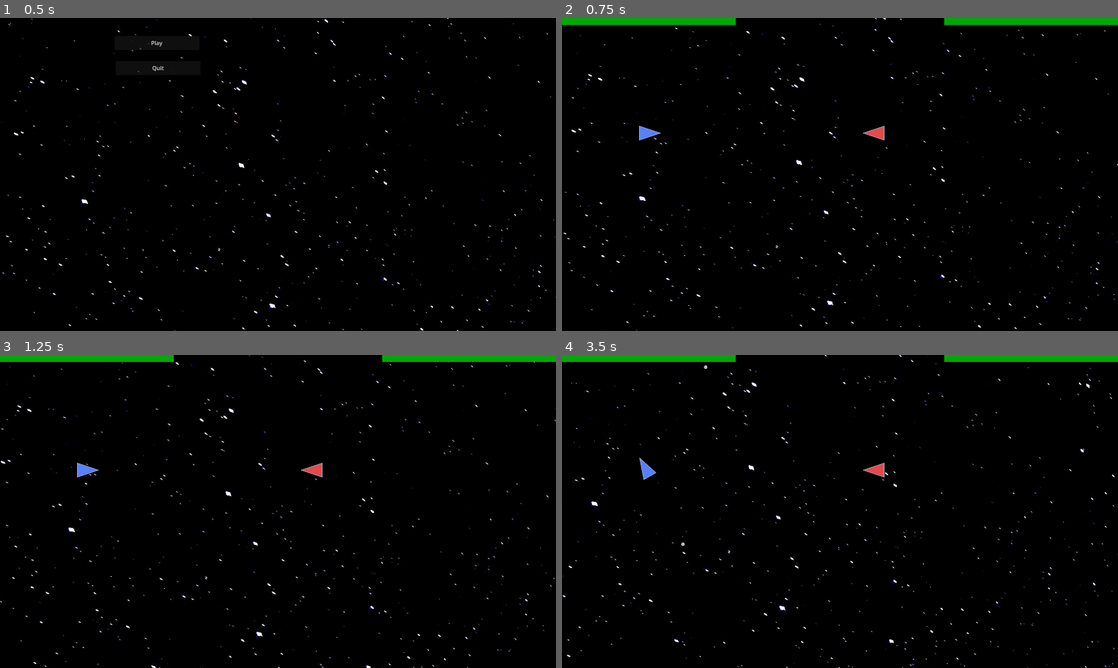
Above: before the commit, frames 1-4 (two rows, left to right).
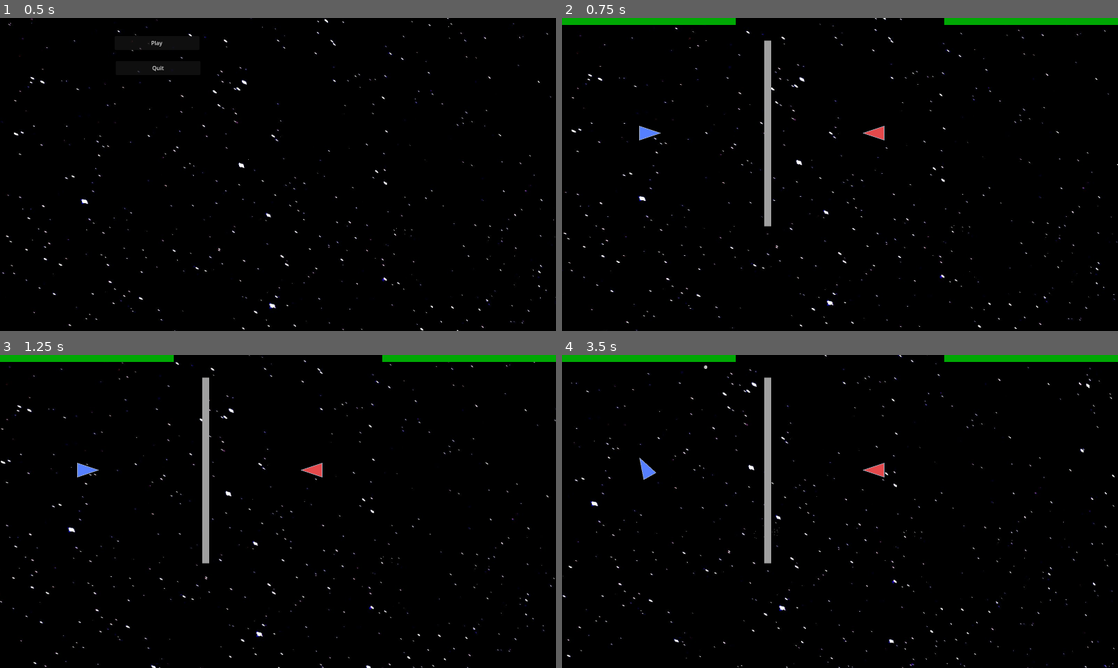
Above: after the commit, the same moments.

Repository: Spontan/AsteroidsBattle
Game: Godot game, scene res://main.tscn
The game is run twice, just before and just after one commit, with the same random seed, the same clock (stepped at 60 frames per second) and the same inputs.
Inputs:
- Up to frame 1 (0.5 s): no input
- Up to frame 2 (0.75 s): click "Play" at 0.5 s
- Up to frame 3 (1.25 s): no input
- Up to frame 4 (3.5 s): hold D 1.28-2.03 s; tap Space at 1.52, 2.27 s; hold A 2.03-2.78 s; hold D from 2.78 s (still down)

Frame 1 is identical in both runs. In frame 2, 0.7% of the frame differs, in the area x 36-38%, y 7-67%; in frame 3, 0.7%; in frame 4, 0.8%, in the area x 21-40%, y 7-67%.

Commit message:
Add walls and collision calculation testing

Diff:
--- a/Bullet.gd
+++ b/Bullet.gd
@@ -9,7 +9,7 @@
 	pass
 
 func _init(position, velocity):
-	super._init(5, 0.1, 0.5, 0.1, )
+	super._init(5, 0.1, 0.5, 0.1, 1, 0, 1)
 
 	var bulletCollision = CollisionShape2D.new()
 	var collisionShape = CircleShape2D.new()
--- a/Collidable.gd
+++ b/Collidable.gd
@@ -5,7 +5,7 @@
 var ELASTICITY = 0.5
 var DAMAGE_DEALT_BASE = 1
 var DAMAGE_DEALT_MULTIPLIER = 1
-var DAMAGE_TAKEN_BASE = 1
+var ABSOLUTE_DAMAGE_REDUCTION = 0
 var DAMAGE_TAKEN_MULTIPLIER = 1
 var velocity = Vector2.ZERO
 
@@ -13,13 +13,13 @@
 func _ready():
 	pass # Replace with function body.
 
-func _init(health = 100, WEIGHT = 1.0, ELASTICITY = 0.5, DAMAGE_DEALT_BASE = 1, DAMAGE_DEALT_MULTIPLIER = 1,  DAMAGE_TAKEN_BASE = 1,DAMAGE_TAKEN_MULTIPLIER = 1):
+func _init(health = 100, WEIGHT = 1.0, ELASTICITY = 0.5, DAMAGE_DEALT_BASE = 1, DAMAGE_DEALT_MULTIPLIER = 1,  ABSOLUTE_DAMAGE_REDUCTION = 1,DAMAGE_TAKEN_MULTIPLIER = 1):
 	self.health = health
 	self.WEIGHT = WEIGHT
 	self.ELASTICITY = ELASTICITY
 	self.DAMAGE_DEALT_BASE = DAMAGE_DEALT_BASE
 	self.DAMAGE_DEALT_MULTIPLIER = DAMAGE_DEALT_MULTIPLIER
-	self.DAMAGE_TAKEN_BASE = DAMAGE_TAKEN_BASE
+	self.ABSOLUTE_DAMAGE_REDUCTION = ABSOLUTE_DAMAGE_REDUCTION
 	self.DAMAGE_TAKEN_MULTIPLIER = DAMAGE_TAKEN_MULTIPLIER
 
 # Called every frame. 'delta' is the elapsed time since the previous frame.
@@ -40,22 +40,29 @@
 		doMovement(ELASTICITY*collisionInfo.get_remainder().bounce(-surfaceNormal))
 
 func collide(collisionInfo):
+	print(self)
 	var collider = collisionInfo["collider"]
+	print(collider.velocity)
 	var collisionVector = collider.velocity - velocity
 	var surfaceNormal = collisionInfo["surface"]
 	var collisionShallowness = collisionVector.dot(surfaceNormal)
-	var directionChange = collisionShallowness*collider.WEIGHT*surfaceNormal
-	velocity += directionChange*ELASTICITY
-	updateHealth(-getDamageValue(abs(collisionShallowness), collider.DAMAGE_DEALT_MULTIPLIER*DAMAGE_TAKEN_MULTIPLIER, max(0.1,collider.DAMAGE_DEALT_BASE-DAMAGE_TAKEN_BASE)))
+	print(str(collisionVector) + " dot " + str(surfaceNormal))
+	var directionChange = collisionShallowness/(collider.velocity.length() + velocity.length())*0.5*(collider.velocity.length()*collider.WEIGHT+velocity.length()*WEIGHT)*surfaceNormal
+	print(str(collisionShallowness) + "/(" + str(collider.velocity.length()) + "+" + str(velocity.length()) + ")*0.5*(" + str(collider.velocity.length()) + "*" + str(collider.WEIGHT) + "+" + str(velocity.length()) + "*" + str(WEIGHT) + ")*" + str(surfaceNormal) + "=" + str(directionChange))
+	changeVelocity(directionChange*ELASTICITY)
+	changeHealth(-getDamageValue(abs(collisionShallowness), collider.DAMAGE_DEALT_MULTIPLIER*DAMAGE_TAKEN_MULTIPLIER, max(0.1,collider.DAMAGE_DEALT_BASE-ABSOLUTE_DAMAGE_REDUCTION)))
 	emitCollisionParticles(collisionVector, surfaceNormal, collisionInfo["position"])
 
 func getDamageValue(collisionShallowness, damageMultiplier, damageBase):
 	return damageMultiplier*collisionShallowness*damageBase
 
-func updateHealth(healthChange):
+func changeHealth(healthChange):
 	health += healthChange
 	if health <= 0:
 		destroy()
+
+func changeVelocity(velocityChange):
+	velocity += velocityChange
 
 func setHealth(newValue):
 	health = newValue
--- a/Player.gd
+++ b/Player.gd
@@ -17,7 +17,7 @@
 @export var ELASTICITY = 0.5
 @export var DAMAGE_DEALT_BASE = 1
 @export var DAMAGE_DEALT_MULTIPLIER = 2
-@export var DAMAGE_TAKEN_BASE = 1
+@export var ABSOLUTE_DAMAGE_REDUCTION = 1
 @export var DAMAGE_TAKEN_MULTIPLIER = 0.25
 @export var KEY_TURN_LEFT = Key.KEY_A
 @export var KEY_TURN_RIGHT = Key.KEY_D
@@ -121,15 +121,17 @@
 
 
 func collide(collisionInfo):
+	print(self)
 	var collider = collisionInfo["collider"]
-	print(collider)
-	print(collider.DAMAGE_DEALT_BASE)
+	print(collider.velocity)
 	var collisionVector = collider.velocity - velocity
 	var surfaceNormal = collisionInfo["surface"]
 	var collisionShallowness = collisionVector.dot(surfaceNormal)
-	var directionChange = collisionShallowness*collider.WEIGHT*surfaceNormal
-	velocity += directionChange*ELASTICITY
-	updateHealth(-getDamageValue(abs(collisionShallowness), collider.DAMAGE_DEALT_MULTIPLIER*DAMAGE_TAKEN_MULTIPLIER, max(0.1,collider.DAMAGE_DEALT_BASE-DAMAGE_TAKEN_BASE)))
+	print(str(collisionVector) + " dot " + str(surfaceNormal))
+	var directionChange = collisionShallowness/(collider.velocity.length() + velocity.length())*0.5*(collider.velocity.length()*collider.WEIGHT+velocity.length()*WEIGHT)*surfaceNormal
+	print(str(collisionShallowness) + "/(" + str(collider.velocity.length()) + "+" + str(velocity.length()) + ")*0.5*(" + str(collider.velocity.length()) + "*" + str(collider.WEIGHT) + "+" + str(velocity.length()) + "*" + str(WEIGHT) + ")*" + str(surfaceNormal) + "=" + str(directionChange))
+	changeVelocity(directionChange*ELASTICITY)
+	changeHealth(-getDamageValue(abs(collisionShallowness), collider.DAMAGE_DEALT_MULTIPLIER*DAMAGE_TAKEN_MULTIPLIER, max(0.1,collider.DAMAGE_DEALT_BASE-ABSOLUTE_DAMAGE_REDUCTION)))
 	emitCollisionParticles(collisionVector, surfaceNormal, collisionInfo["position"])
 
 #TODO: update damage calculation
@@ -172,10 +174,13 @@
 		doMovement(ELASTICITY*collisionInfo.get_remainder().bounce(-surfaceNormal))
 
 
-func updateHealth(healthChange):
+func changeHealth(healthChange):
 	health += healthChange
 	if health <= 0:
 		destroy()
+
+func changeVelocity(velocityChange):
+	velocity += velocityChange
 
 func setHealth(newValue):
 	health = newValue
--- /dev/null
+++ b/UnmovableCollision.gd
@@ -0,0 +1,16 @@
+extends Collidable
+
+
+# Called when the node enters the scene tree for the first time.
+func _ready():
+	pass # Replace with function body.
+
+func _init():
+	super._init(1000000, 1000000, 0.5, 1, 1, 0, 0)
+
+# Called every frame. 'delta' is the elapsed time since the previous frame.
+func _process(delta):
+	pass
+
+func changeVelocity(velocityChange):
+	pass
--- a/game.tscn
+++ b/game.tscn
@@ -1,12 +1,16 @@
-[gd_scene load_steps=5 format=3 uid="uid://u5tsa603ttky"]
+[gd_scene load_steps=7 format=3 uid="uid://u5tsa603ttky"]
 
 [ext_resource type="Script" path="res://level.gd" id="1_2ujm3"]
 [ext_resource type="Script" path="res://Player.gd" id="1_6xmmi"]
 [ext_resource type="Script" path="res://HealthBar.gd" id="2_k1xge"]
+[ext_resource type="Script" path="res://UnmovableCollision.gd" id="4_vrdy3"]
 
 [sub_resource type="Curve" id="Curve_514hh"]
 _data = [Vector2(0, 1), 0.0, 0.0, 0, 0, Vector2(1, 0), 0.0, 0.0, 0, 0]
 point_count = 2
+
+[sub_resource type="RectangleShape2D" id="RectangleShape2D_kghxr"]
+size = Vector2(534, 20)
 
 [node name="Level1" type="Node2D"]
 script = ExtResource("1_2ujm3")
@@ -432,5 +436,17 @@
 color = Color(0, 0.662745, 0.0196078, 1)
 polygon = PackedVector2Array(0, 0, -5, 0, -5, 20, 0, 20)
 
+[node name="Wall" type="StaticBody2D" parent="."]
+position = Vector2(592, 332)
+rotation = 1.5708
+script = ExtResource("4_vrdy3")
+
+[node name="CollisionShape2D" type="CollisionShape2D" parent="Wall"]
+shape = SubResource("RectangleShape2D_kghxr")
+
+[node name="Polygon2D" type="Polygon2D" parent="Wall"]
+color = Color(0.627451, 0.627451, 0.627451, 1)
+polygon = PackedVector2Array(-267, -10, 267, -10, 267, 10, -267, 10)
+
 [connection signal="health_depleted" from="Player1/Player1Ship" to="." method="on_healthbar_empty"]
 [connection signal="health_depleted" from="Player2/Player2Ship" to="." method="on_healthbar_empty"]
